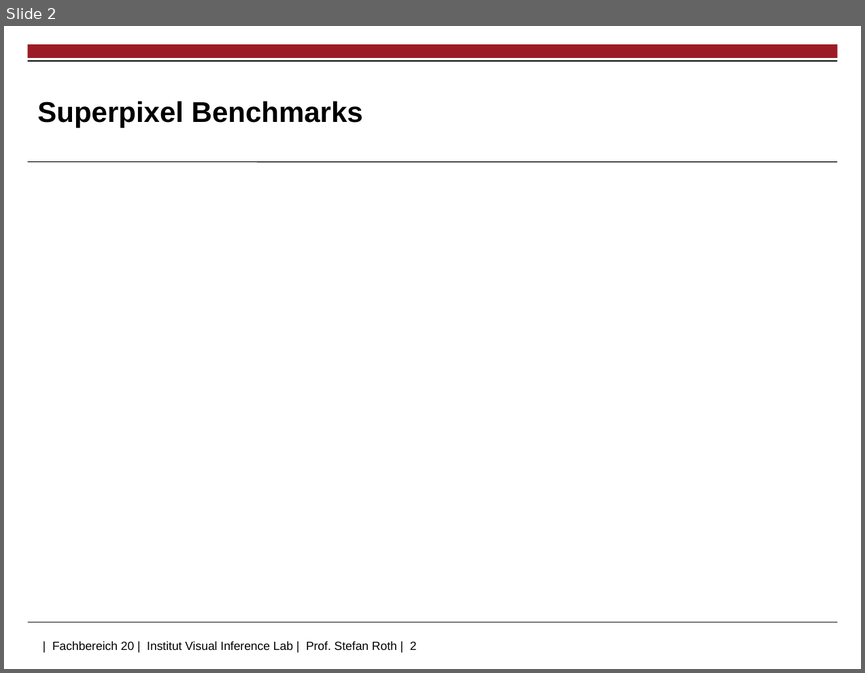
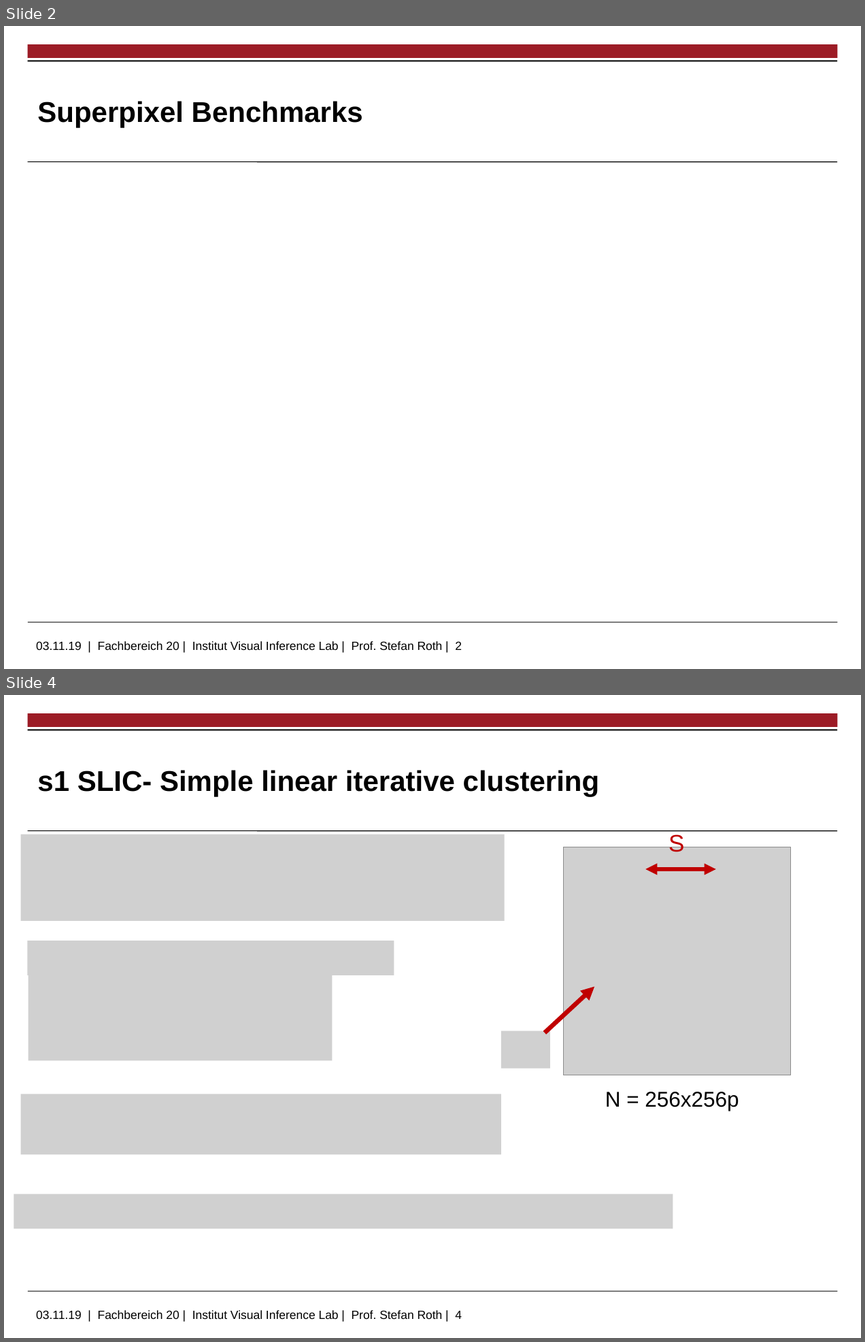
Before and after one commit to jhd-old/Deep-Learning-Lab, a slide deck: meetings/2019_11_04_basic_papers/2019_11_04_basic_papers.pptx. Shown one above the other, each under a label of ours: slide 2 before the commit, slides 2 and 4 after it; the slides between them are not shown. The pictures are 865x673 and 865x1342 pixels, drawn with LibreOffice and Linux fonts; fonts in the diff are those of the drawing; grey boxes stand for pictures; background and template pictures are left out. Boxes give left, top, right and bottom in pixels: in the first picture for what was removed or moved away, otherwise in the second. Text is boxed around its words. In the diff, an @@ line names an element or a change of style, - is before the commit and + after.

Commit message:
Added SLIC Slides to presentation, new image folder for presentation

```diff
--- a/meetings/2019_11_04_basic_papers/2019_11_04_basic_papers.pptx
+++ b/meetings/2019_11_04_basic_papers/2019_11_04_basic_papers.pptx
@@ slide 4 added at (4, 695, 861, 1338), background #FFFFFF; not listed: 5 template elements that a slide beside it also shows @@
@@ title added at (37, 770, 600, 797), 24 pt, text #000000, bold @@
+s1 SLIC- Simple linear iterative clustering
@@ picture added at (21, 834, 504, 920) @@
@@ text added at (668, 832, 684, 852), 20 pt, text #C00000 @@
+S
@@ picture added at (564, 847, 791, 1074) @@
@@ double arrow added from (646, 869) to (716, 869), #C00000 3.25 pt @@
@@ picture added at (572, 913, 621, 951) @@
@@ picture added at (27, 941, 394, 975) @@
@@ picture added at (28, 975, 332, 1061) @@
@@ arrow added from (545, 1032) to (594, 986), #C00000 3.75 pt @@
@@ picture added at (501, 1031, 550, 1068) @@
@@ picture added at (20, 1093, 501, 1154) @@
@@ text added at (605, 1091, 738, 1110), 18 pt, text #000000 @@
+N = 256x256p
@@ picture added at (14, 1193, 672, 1228) @@
@@ slide 2 changed as well @@
@@ text at (36, 641, 462, 650): text changed @@
-| Fachbereich 20 | Institut Visual Inference Lab | Prof. Stefan Roth | 2
+03.11.19 | Fachbereich 20 | Institut Visual Inference Lab | Prof. Stefan Roth | 2
```
Also in this commit, not shown: 6 other slides changed, 2 other slides added, 1 slide removed, 8 other files.
